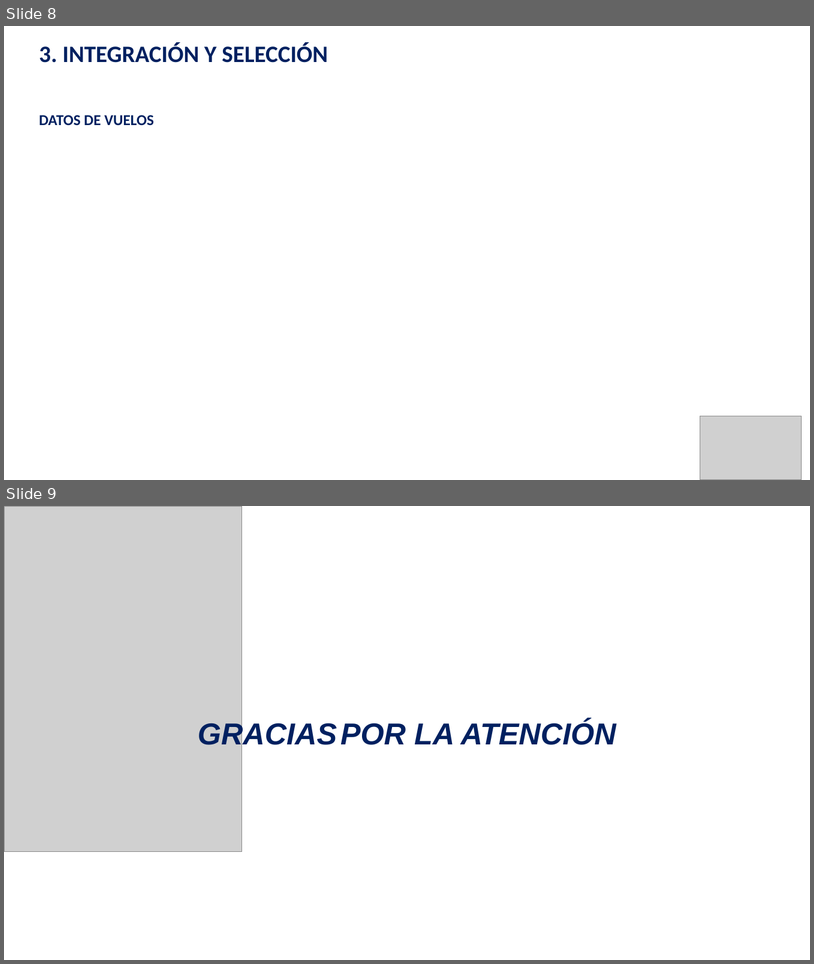
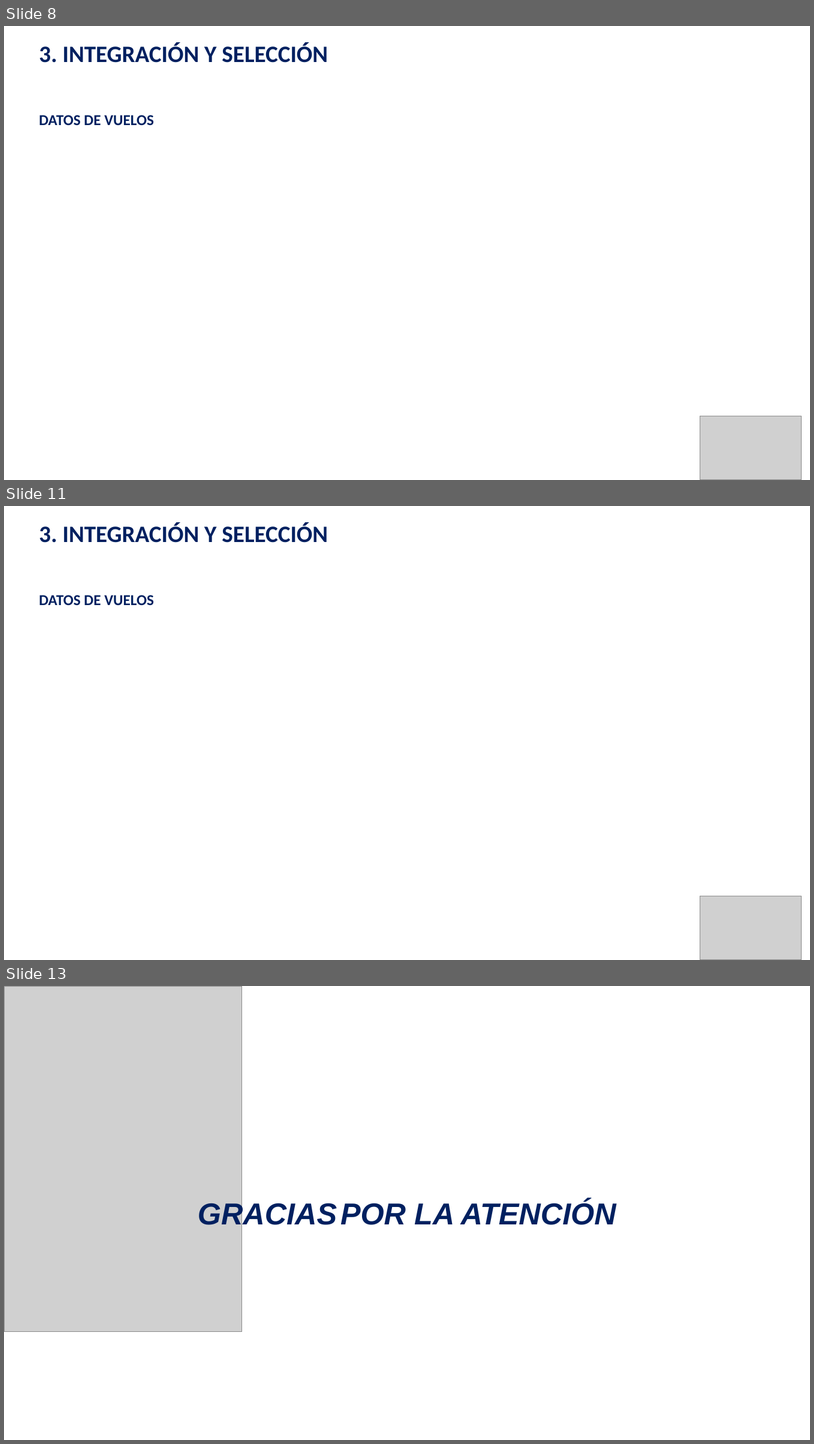
Before and after one commit to guiruha/DataCleaningUOC, a slide deck: Memoria_pres.pptx. Shown one above the other, each under a label of ours: slides 8 and 9 before the commit, slides 8, 11 and 13 after it; the slides between them are not shown. The pictures are 814x964 and 814x1444 pixels, drawn with LibreOffice and Linux fonts; fonts in the diff are those of the drawing; grey boxes stand for pictures. Boxes give left, top, right and bottom in pixels: in the first picture for what was removed or moved away, otherwise in the second. Text is boxed around its words. In the diff, an @@ line names an element or a change of style, - is before the commit and + after.

```diff
--- a/Memoria_pres.pptx
+++ b/Memoria_pres.pptx
@@ slide 11 added at (4, 506, 810, 960), background #FFFFFF @@
@@ text added at (39, 522, 328, 543), 28 pt, text #002060, bold @@
+3. INTEGRACIÓN Y SELECCIÓN
@@ text added at (39, 595, 154, 606), 18 pt, text #002060, bold @@
+DATOS DE VUELOS
@@ picture added at (700, 895, 802, 960) @@
@@ what was slide 9 is now slide 13 @@
```
Also in this commit, not shown: 3 other slides added, 6 other files.
